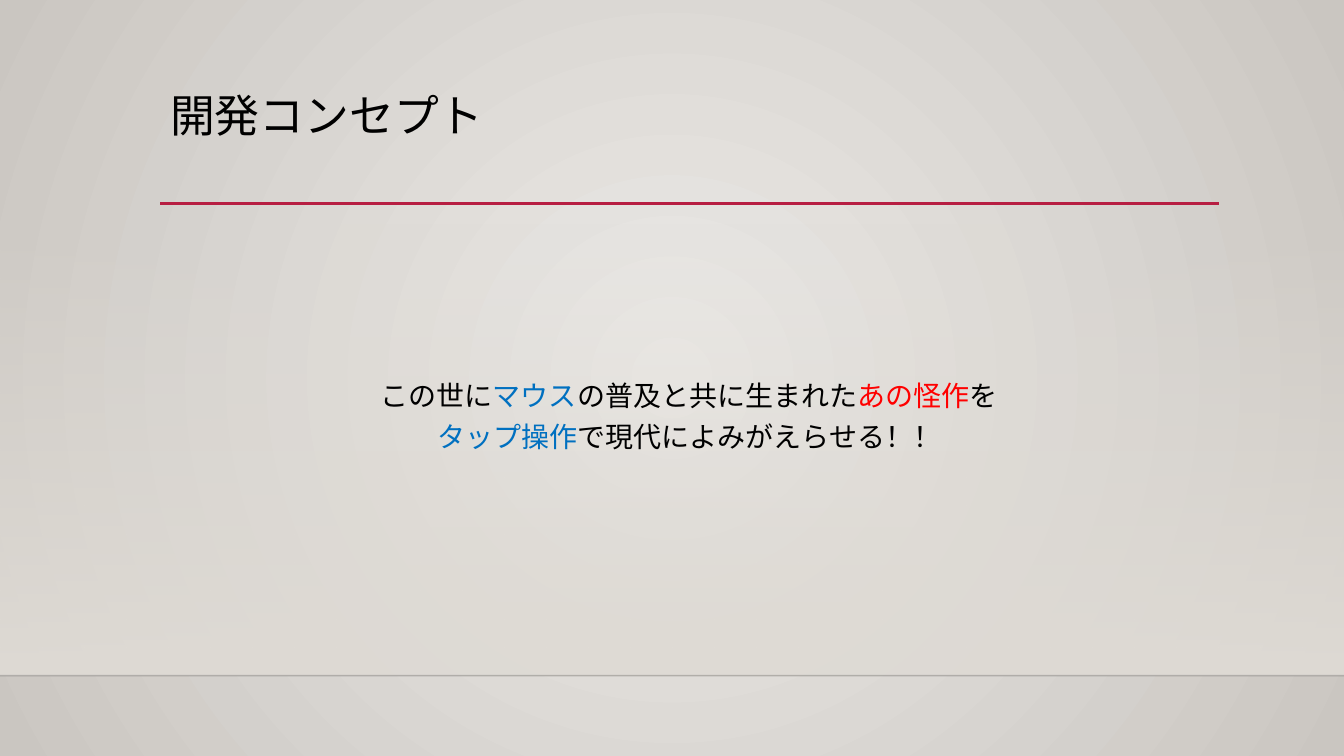
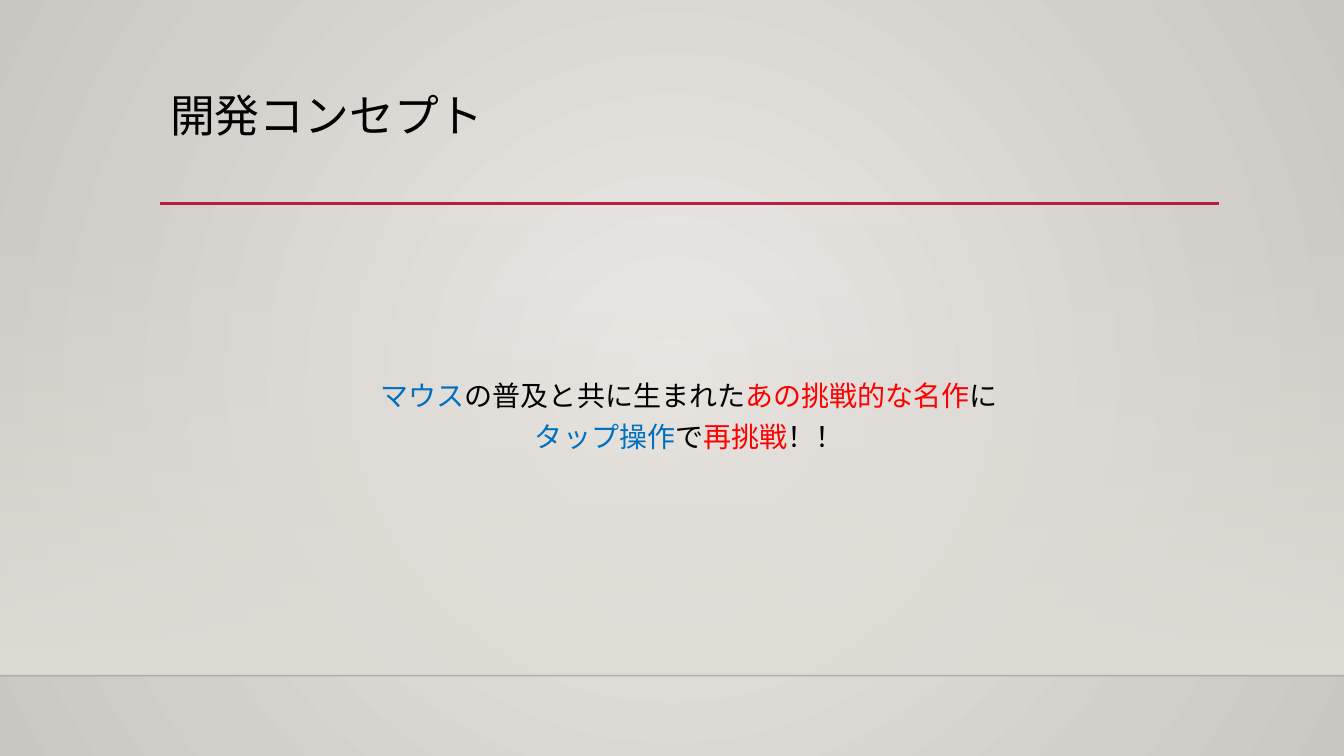
Before and after one commit to allundo/UnityChanSlash, a slide deck: slide 2 of Docs/Proposal_v0.0.1.pptx. Drawn at 1344x756 pixels with LibreOffice and Linux fonts; fonts in the diff are those of the drawing; background and template pictures are left out. Boxes give left, top, right and bottom in pixels: in the first picture for what was removed or moved away, otherwise in the second. Text is boxed around its words. In the diff, an @@ line names an element or a change of style, - is before the commit and + after.

```diff
--- a/Docs/Proposal_v0.0.1.pptx
+++ b/Docs/Proposal_v0.0.1.pptx
@@ text at box(381, 382, 998, 450): text changed @@
-この世にマウスの普及と共に生まれたあの怪作を
-タップ操作で現代によみがえらせる！！
+マウスの普及と共に生まれたあの挑戦的な名作に
+タップ操作で再挑戦！！
```
Also in this commit, not shown: 3 other slides changed, 1 slide added, 47 other files.
